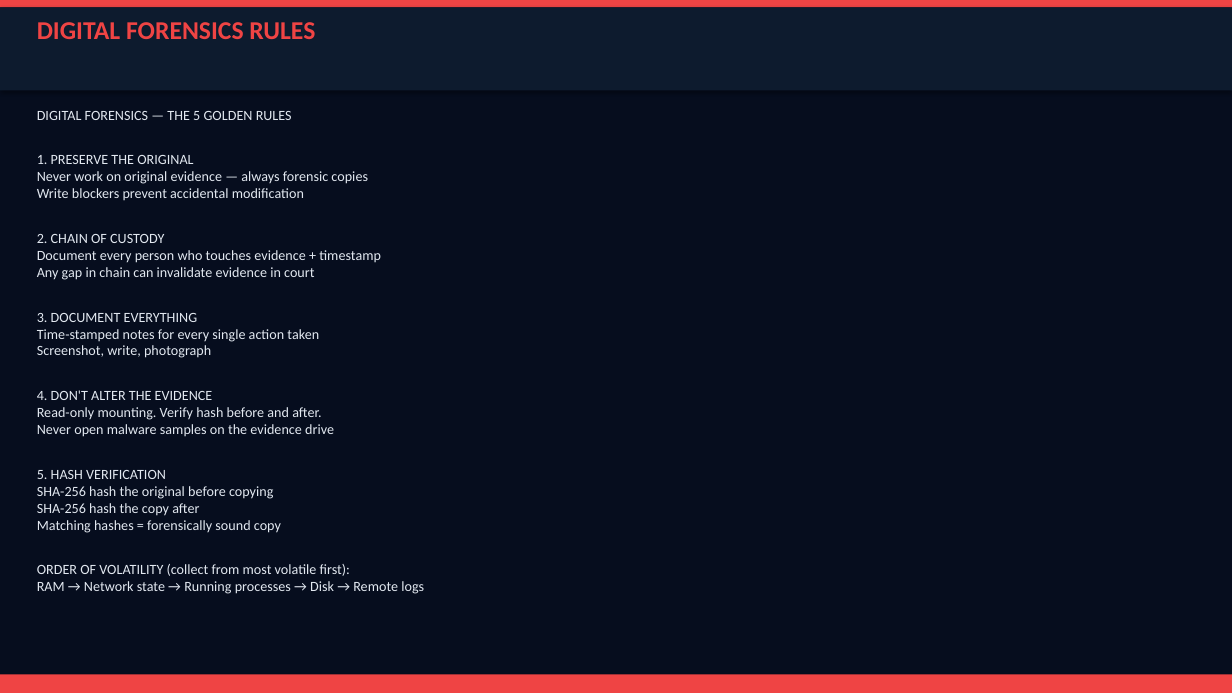
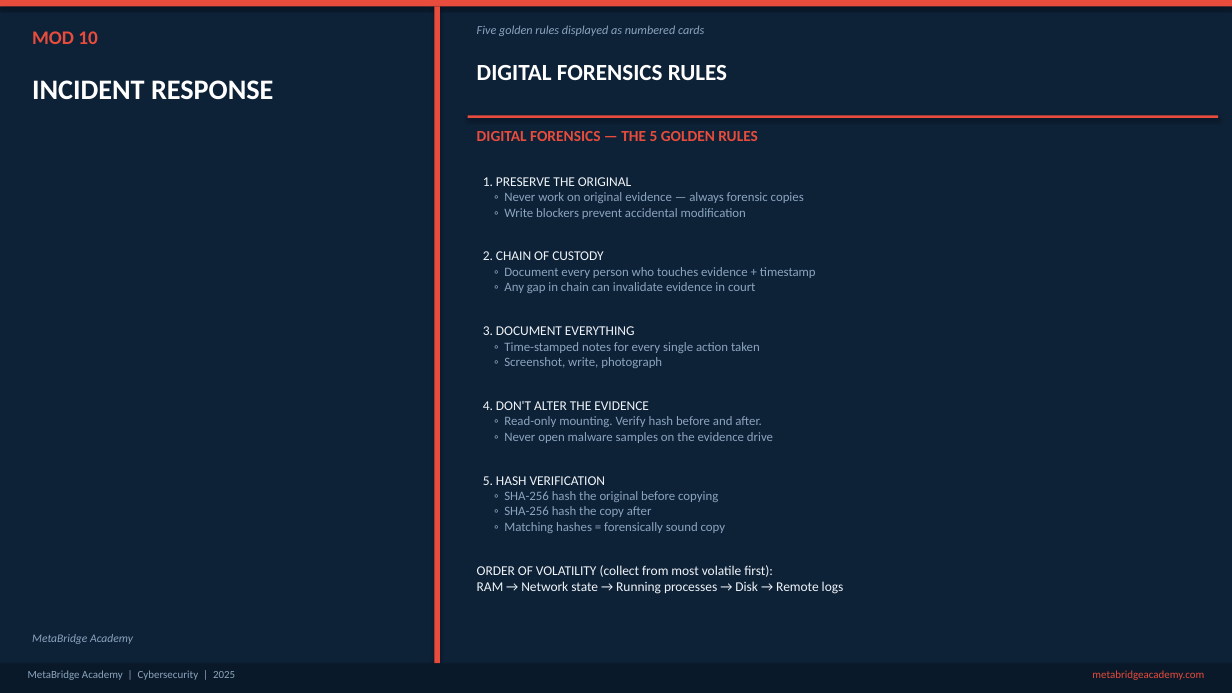
Before and after one commit to Gidoty/metabridge-website, a slide deck: slide 39 of exports/Cybersecurity-Slide-Deck.pptx (slide 40 before the commit). Drawn at 1232x693 pixels with LibreOffice and Linux fonts; fonts in the diff are those of the drawing. Boxes give left, top, right and bottom in pixels: in the first picture for what was removed or moved away, otherwise in the second. Text is boxed around its words. In the diff, an @@ line names an element or a change of style, - is before the commit and + after.

```diff
--- a/exports/Cybersecurity-Slide-Deck.pptx
+++ b/exports/Cybersecurity-Slide-Deck.pptx
@@ background #060D1E to #0D2137 @@
@@ rectangle at [0,0,1232,6]: fill #EF4444 to #E74C3C @@
@@ rectangle removed at [0,7,1232,91] @@
@@ rectangle added at [434,6,440,664], fill #E74C3C @@
@@ text added at [477,25,704,36], 9.5 pt, text #8BA5BE, italic @@
+Five golden rules displayed as numbered cards
@@ text added at [32,31,97,44], 15 pt, text #E74C3C, bold @@
+MOD 10
@@ text "DIGITAL FORENSICS RULES": place and size @@
-text "DIGITAL FORENSICS RULES" at [37,22,315,39]
+text "DIGITAL FORENSICS RULES" at [477,65,727,80]
@@ text "DIGITAL FORENSICS RULES" at [477,65,727,80]: size 20 to 18 pt, text colour #EF4444 to #FFFFFF @@
@@ text added at [32,80,273,99], 22 pt, text #FFFFFF, bold @@
+INCIDENT RESPONSE
@@ rectangle added at [468,116,1218,118], fill #E74C3C @@
@@ text "DIGITAL FORENSICS — THE 5 ...": place and size @@
-text "DIGITAL FORENSICS — THE 5 ..." at [37,111,424,594]
+text "DIGITAL FORENSICS — THE 5 ..." at [477,131,844,594]
@@ text at [477,131,844,594]: size 11 to 12 pt, text colour #E2E8F0 to #E74C3C, bold on in "DIGITAL FORENSICS — THE 5 GOLDEN RULES"; size 11 to 10.5 pt, text colour #E2E8F0 to #F0F4F8 in "1. PRESERVE THE ORIGINAL", "2. CHAIN OF CUSTODY", "3. DOCUMENT EVERYTHING", "4. DON'T ALTER THE EVIDENCE" and 3 more places @@
@@ text at [504,192,804,219]: text changed; size 11 to 10 pt; text colour #E2E8F0 to #8BA5BE @@
-Never work on original evidence — always forensic copies
-Write blockers prevent accidental modification
+◦ Never work on original evidence — always forensic copies
+◦ Write blockers prevent accidental modification
@@ text at [504,267,816,293]: text changed; size 11 to 10 pt; text colour #E2E8F0 to #8BA5BE @@
-Document every person who touches evidence + timestamp
-Any gap in chain can invalidate evidence in court
+◦ Document every person who touches evidence + timestamp
+◦ Any gap in chain can invalidate evidence in court
@@ text at [504,342,760,368]: text changed; size 11 to 10 pt; text colour #E2E8F0 to #8BA5BE @@
-Time-stamped notes for every single action taken
-Screenshot, write, photograph
+◦ Time-stamped notes for every single action taken
+◦ Screenshot, write, photograph
@@ text at [504,416,773,443]: text changed; size 11 to 10 pt; text colour #E2E8F0 to #8BA5BE @@
-Read-only mounting. Verify hash before and after.
-Never open malware samples on the evidence drive
+◦ Read-only mounting. Verify hash before and after.
+◦ Never open malware samples on the evidence drive
@@ text at [504,491,726,533]: text changed; size 11 to 10 pt; text colour #E2E8F0 to #8BA5BE @@
-SHA-256 hash the original before copying
-SHA-256 hash the copy after
-Matching hashes = forensically sound copy
+◦ SHA-256 hash the original before copying
+◦ SHA-256 hash the copy after
+◦ Matching hashes = forensically sound copy
@@ text added at [32,634,133,644], 9 pt, text #8BA5BE, italic @@
+MetaBridge Academy
@@ rectangle: place and size @@
-rectangle at [0,675,1232,693]
+rectangle at [0,664,1232,693]
@@ rectangle at [0,664,1232,693]: fill #EF4444 to #0A1929 @@
@@ text added at [28,670,235,680], 8.5 pt, text #8BA5BE @@
+MetaBridge Academy | Cybersecurity | 2025
@@ text added at [1092,670,1204,680], 8.5 pt, text #E74C3C @@
+metabridgeacademy.com
```
Also in this commit, not shown: 49 other slides changed, 7 slides added, 8 slides removed, 25 other files.
